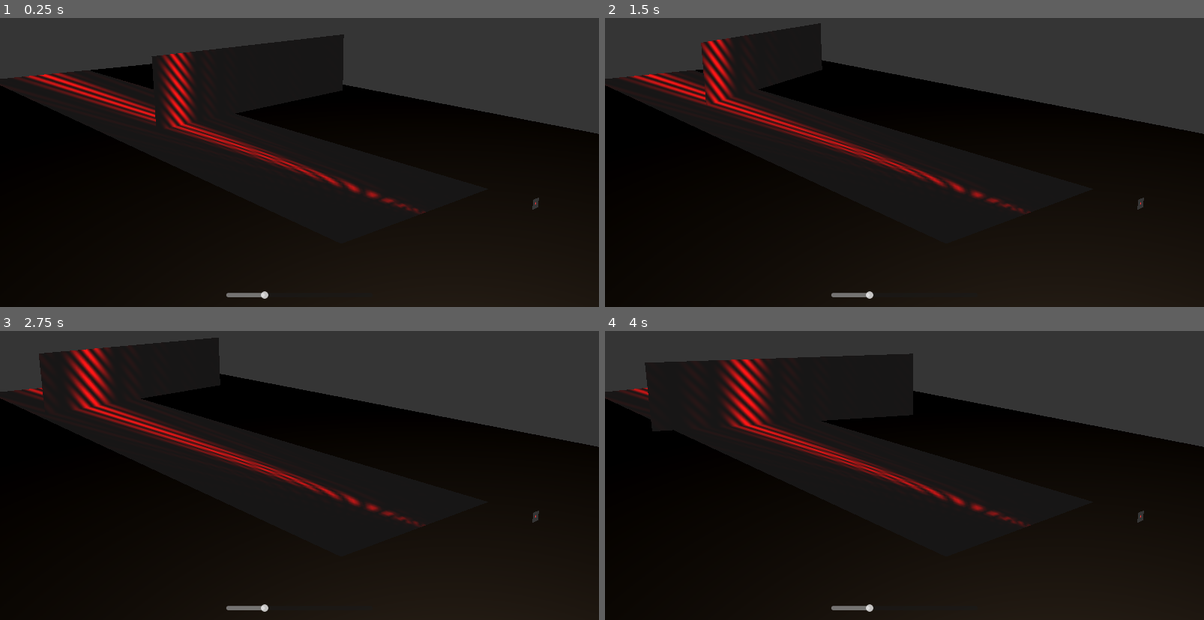
Above: before the commit, frames 1-4 (two rows, left to right).
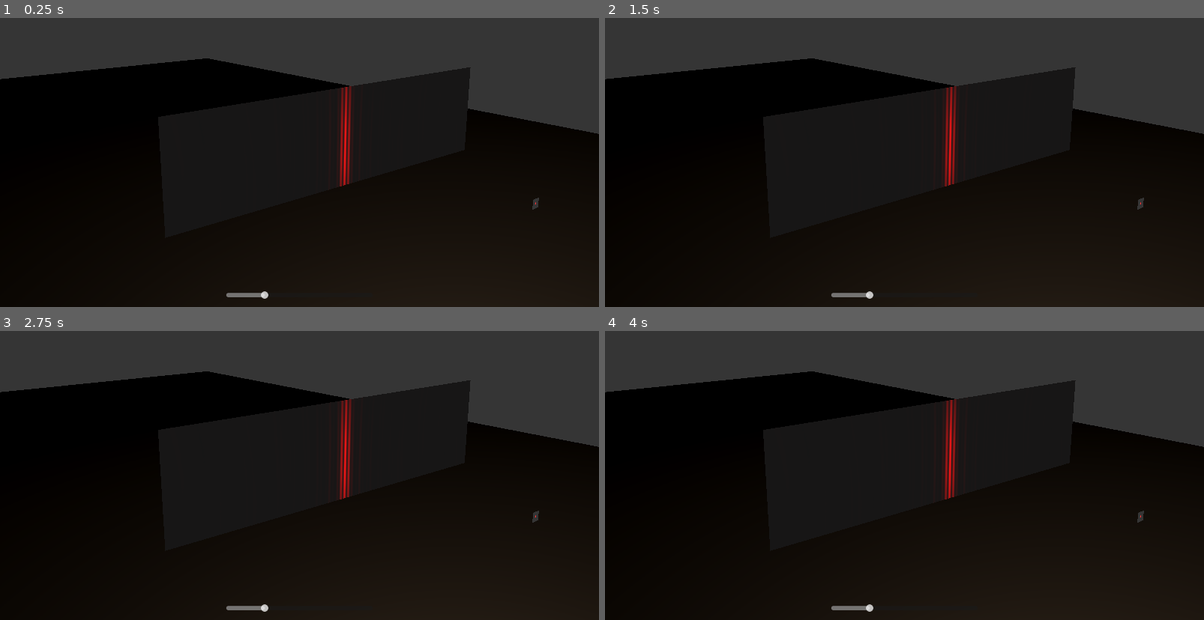
Above: after the commit, the same moments.

Repository: AlnisS/phys-331
Game: Godot game, scene res://main.tscn
Two runs of this game, one before a commit and one after it. Both use one fixed random seed, a clock stepped at 60 frames per second and the inputs below.
Inputs:
- Up to frame 1 (0.25 s): no input
- Up to frame 2 (1.5 s): no input
- Up to frame 3 (2.75 s): no input
- Up to frame 4 (4 s): no input

The runs differ from the first frame. In frame 1, 11% of the frame differs, in the area x 0-79%, y 5-68%; in frame 2, 9.5%; in frame 3, 11%; in frame 4, 11%, in the area x 0-79%, y 7-68%.

Commit message:
Open in 4.2 + some cleanup for pt 2

Diff:
--- a/gdoptics/main.gd
+++ b/gdoptics/main.gd
@@ -3,50 +3,36 @@
 @onready var mat = $Screen.material_override
 
 func _ready():
-	var sources = []
-
-#	var width := 0.05e-3
-#	var height := 0.01e-3
-#	var center = Vector3(0.0, 0.0, 0.0)
-#
-#	for i in range(500):
-#		sources.append(center + Vector3(randf_range(-width / 2, width / 2), randf_range(-height / 2, height / 2), 0.0))
-#
-#	for i in range(500):
-#		sources.append(center + Vector3(randf_range(-height / 2, height / 2), randf_range(-width / 2, width / 2), 0.0))
-
-#	var separation := 0.247e-3
-#	add_points(sources, 500, 0.092e-3, 0.010e-3, Vector3(+separation / 2, 0.0, 0.0))
-#	add_points(sources, 500, 0.092e-3, 0.010e-3, Vector3(-separation / 2, 0.0, 0.0))
-
-
-	var separation := 0.247e-3
-	add_points(sources, 500, 0.092e-3, 0.010e-3, Vector3(+separation / 2, 0.0002, 0.0))
-	add_points(sources, 500, 0.092e-3, 0.010e-3, Vector3(-separation / 2, 0.0, 0.0))
-
-
-#	var separation := 0.247e-2
-#	add_points(sources, 250, 0.010e-2, 0.010e-2, Vector3(+separation / 2 * 0.0, +separation / 2, 0.0))
-#	add_points(sources, 250, 0.010e-2, 0.010e-2, Vector3(-separation / 2 * 0.0, +separation / 2, 0.0))
-#	add_points(sources, 250, 0.010e-2, 0.010e-2, Vector3(+separation / 2 * 0.0, -separation / 2, 0.0))
-#	add_points(sources, 250, 0.010e-2, 0.010e-2, Vector3(-separation / 2 * 0.0, -separation / 2, 0.0))
-
-#	add_points(sources, 1000, 0.200e-2, 0.200e-2, Vector3(0.0, 0.0, 0.0))
-
-#
-#	add_points(sources, 500, 1.0e-5, 1.0e-5, Vector3(1.0e-4, 0.0, 0.0))
-#	add_points(sources, 500, 1.0e-5, 1.0e-4, Vector3(-1.0e-4, 0.0, 0.0))
-
-	mat.set_shader_parameter("sources", sources)
-	pass
+	set_mask(mask_double_slit())
 
 
 var time = 0.0
 
+
 func _process(delta):
 	time += delta
-	$Screen.global_position = Vector3(0.0, 0.0, -1.2) + Vector3(0.4 * cos(0.3 * time), 0.0, -1.0 * sin(0.7 * time))
-	$Screen.rotation_degrees.y = sin(time) * 30.0
+	#$Screen.global_position = Vector3(0.0, 0.0, -1.2) + Vector3(0.4 * cos(0.3 * time), 0.0, -1.0 * sin(0.7 * time))
+	#$Screen.rotation_degrees.y = sin(time) * 30.0
+
+
+func set_mask(mask):
+	mat.set_shader_parameter("sources", mask)
+
+
+func mask_double_slit(separation=0.247e-3):
+	var sources = []
+	add_points(sources, 500, 0.092e-3, 0.010e-3, Vector3(+separation / 2, 0.0, 0.0))
+	add_points(sources, 500, 0.092e-3, 0.010e-3, Vector3(-separation / 2, 0.0, 0.0))
+	return sources
+
+
+func mask_double_diagonal_slit(separation=0.247e-3):
+	var sources = []
+	add_points(sources, 500, 0.092e-3, 0.010e-3, Vector3(+separation / 2, 0.0002, 0.0))
+	add_points(sources, 500, 0.092e-3, 0.010e-3, Vector3(-separation / 2, 0.0, 0.0))
+	return sources
+
+
 
 func add_points(arr, count, width, height, center):
 	for i in range(500):
--- a/gdoptics/main.tscn
+++ b/gdoptics/main.tscn
@@ -52,6 +52,7 @@
 
 [node name="Screen2" type="MeshInstance3D" parent="."]
 transform = Transform3D(1, 0, 0, 0, -4.37114e-08, 1, 0, -1, -4.37114e-08, 0, -0.099, -1.5)
+visible = false
 material_override = ExtResource("1_y5bnn")
 mesh = SubResource("QuadMesh_ny4ym")
 
--- a/gdoptics/project.godot
+++ b/gdoptics/project.godot
@@ -12,7 +12,7 @@
 
 config/name="Godot Optics"
 run/main_scene="res://main.tscn"
-config/features=PackedStringArray("4.1", "Mobile")
+config/features=PackedStringArray("4.2", "Mobile")
 config/icon="res://icon.svg"
 
 [rendering]
